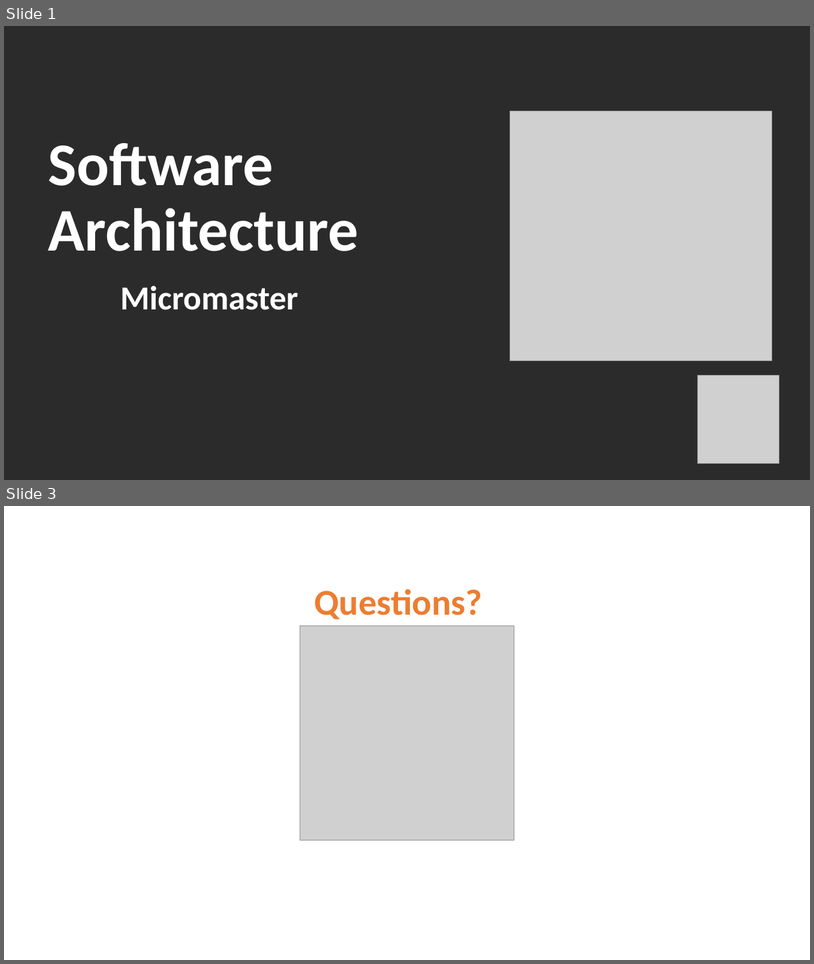
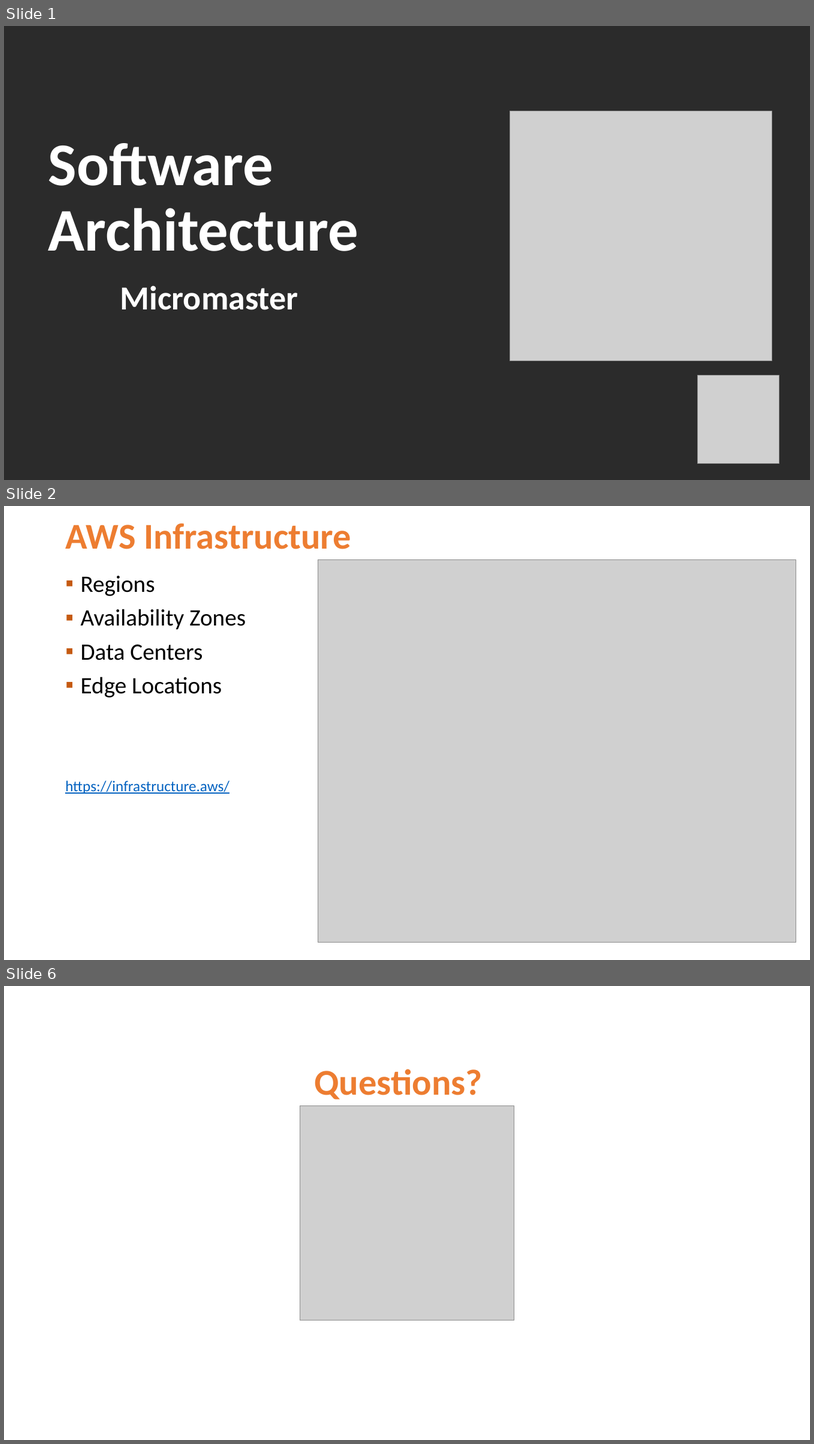
Before and after one commit to Jucer74/ArchitectureMaster, a slide deck: Classes/03-AWSInfrastructure/ArchitectureMaster-03-AWSInfrastructure.pptx. Shown one above the other, each under a label of ours: slides 1 and 3 before the commit, slides 1, 2 and 6 after it; the slides between them are not shown. The pictures are 814x964 and 814x1444 pixels, drawn with LibreOffice and Linux fonts; fonts in the diff are those of the drawing; grey boxes stand for pictures; background and template pictures are left out; a plain dark background stands for a picture behind light text. Boxes give left, top, right and bottom in pixels: in the first picture for what was removed or moved away, otherwise in the second. Text is boxed around its words. In the diff, an @@ line names an element or a change of style, - is before the commit and + after.

Commit message:
Update AWS Infrastructure

```diff
--- a/Classes/03-AWSInfrastructure/ArchitectureMaster-03-AWSInfrastructure.pptx
+++ b/Classes/03-AWSInfrastructure/ArchitectureMaster-03-AWSInfrastructure.pptx
@@ slide 2 added at [4, 506, 810, 960], background #FFFFFF @@
@@ title added at [65, 523, 351, 549], 43.2 pt, text #ED7D31, bold @@
+AWS Infrastructure
@@ text added at [81, 576, 246, 697], 28 pt, text #000000 @@
+▪ Regions
+▪ Availability Zones
+▪ Data Centers
+▪ Edge Locations
@@ picture added at [318, 560, 797, 942] @@
@@ text added at [65, 780, 230, 793], 18 pt, text #0563C1, underline @@
+https://infrastructure.aws/
@@ what was slide 3 is now slide 6 @@
```
Also in this commit, not shown: 3 other slides added, 1 slide removed, 1 other file.
